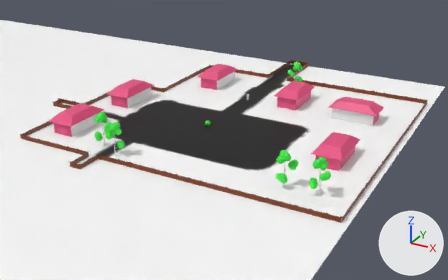
Before and after pictures for a commit that changed the glTF model public/model/village_map.glb.
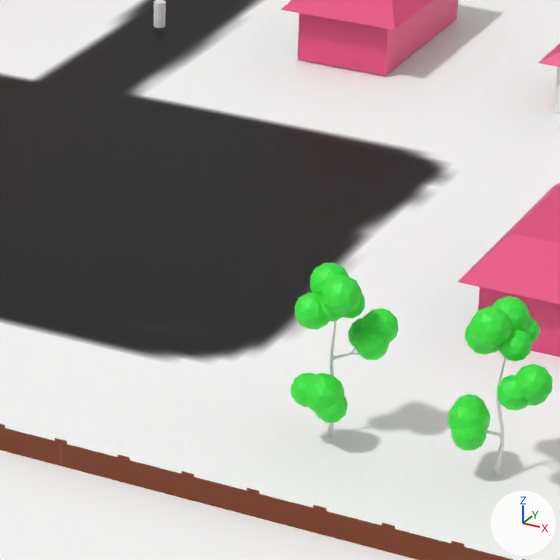
The first picture shows the older version from a camera (50 mm lens) standing at (163.8, -117.7, 79.0) and looking at (67.0, 58.4, -9.0). The close-ups show both versions on the part from 48% to 74% of the width and 34% to 76% of the height of that picture; other places that the commit changed are outside them. Every picture has the same lights, and +X, +Y and +Z are marked at lower right. Where no turn or scale is listed for an object, it has been applied to the vertices.

The first close-up shows 'Bushes.001', 'Bushes.002', 'Bushes.003', 'Bushes.005', 'Bushes.006', 'Bushes.007', 'Bushes.008', 'Bushes.009', 'Bushes.011', 'Bushes.024', 'House', 'House.009', 'ModelFenceWood.109', 'ModelFenceWood.110', 'ModelFenceWood.111', 'ModelFenceWood.112', 'ModelFenceWood.113', 'ModelFenceWood.114', 'ModelFenceWood.115', 'Player', 'Tree', 'village_map'.
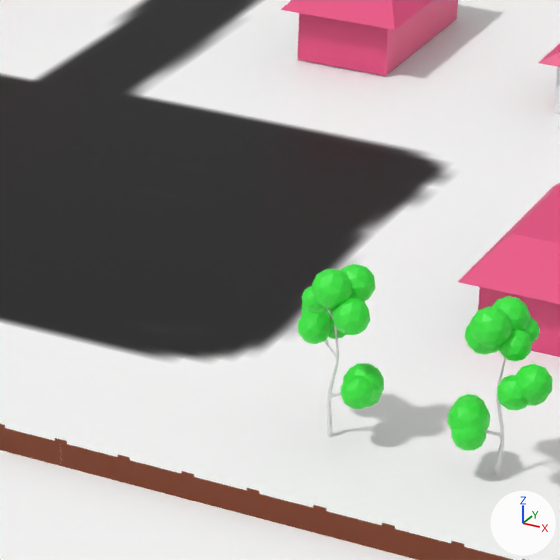
The change, as a list of edits to the scene's bpy script:
```text
Change ob_player:
    ob_player.location: (67.13, 76.41, 1.41) -> (106.0, 87.72, 0.41)
Change ob_bushes_001:
    ob_bushes_001.location: (106.88, 19.0, 2.91) -> (107.83, 21.68, 2.91)
    ob_bushes_001.rotation_euler: (-0.386, 0.0618, -1.591) -> (-0.386, 0.0618, 0.153)  # degrees (-22, 3.5, -91) -> degrees (-22, 3.5, 8.8)
Change ob_bushes_005:
    ob_bushes_005.location: (105.42, 19.09, 3.49) -> (107.98, 20.23, 3.49)
Change ob_bushes_006:
    ob_bushes_006.location: (108.31, 21.21, 6.23) -> (105.41, 22.7, 6.23)
    ob_bushes_006.rotation_euler: (-0.398, -0.0557, -1.654) -> (-0.398, -0.0557, 0.0905)  # degrees (-23, -3.2, -95) -> degrees (-23, -3.2, 5.2)
Change ob_bushes_007:
    ob_bushes_007.location: (107.48, 22.21, 6.12) -> (104.56, 21.72, 6.12)
    ob_bushes_007.rotation_euler: (-0.285, 0.158, -1.775) -> (-0.285, 0.158, -0.0305)  # degrees (-16, 9.1, -102) -> degrees (-16, 9.1, -1.7)
Change ob_bushes_008:
    ob_bushes_008.location: (108.36, 22.15, 6.84) -> (104.47, 22.59, 6.84)
    ob_bushes_008.rotation_euler: (0.245, -0.0477, -2.749) -> (0.245, -0.0477, -1.004)  # degrees (14, -2.7, -158) -> degrees (14, -2.7, -58)
Change ob_bushes_009:
    ob_bushes_009.location: (105.32, 19.63, 8.18) -> (107.47, 20.03, 8.18)
    ob_bushes_009.rotation_euler: (-0.086, 0.34, -3.107) -> (-0.086, 0.34, -1.363)  # degrees (-4.9, 19, -178) -> degrees (-4.9, 19, -78)
Change ob_bushes_011:
    ob_bushes_011.location: (105.72, 20.89, 9.52) -> (106.16, 20.21, 9.52)
    ob_bushes_011.rotation_euler: (-0.086, 0.34, -3.107) -> (-0.086, 0.34, -1.363)  # degrees (-4.9, 19, -178) -> degrees (-4.9, 19, -78)
Change ob_bushes_012:
    ob_bushes_012.location: (105.71, 21.83, 8.74) -> (105.23, 20.03, 8.74)
Change ob_bushes_002:
    ob_bushes_002.location: (106.43, 19.0, 3.56) -> (107.9, 21.24, 3.56)
    ob_bushes_002.rotation_euler: (-0.393, 0.632, -1.685) -> (-0.393, 0.632, 0.0592)  # degrees (-23, 36, -97) -> degrees (-23, 36, 3.4)
Change ob_bushes_003:
    ob_bushes_003.location: (106.9, 19.83, 9.46) -> (107.0, 21.55, 9.46)
    ob_bushes_003.rotation_euler: (-0.162, 0.245, -3.052) -> (-0.162, 0.245, -1.308)  # degrees (-9.3, 14, -175) -> degrees (-9.3, 14, -75)
Change ob_tree:
    ob_tree.rotation_euler: (0.0, 0.0, -1.346) -> (0.0, 0.0, 0.398)  # degrees (0, 0, -77) -> degrees (0, 0, 23)
```

Boxes [x1, y1, x2, y2] around the edits, measured in the close-ups (560 x 560 px):
'Bushes.009', moved, turned
    before: [295, 292, 329, 330]
    after: [332, 298, 370, 335]
'Bushes.003', moved, turned
    before: [321, 275, 362, 315]
    after: [341, 264, 375, 301]
'Bushes.002', moved, turned
    before: [305, 373, 344, 412]
    after: [343, 363, 384, 402]
'Bushes.011', moved, turned
    before: [310, 263, 349, 295]
    after: [312, 269, 353, 308]
'Bushes.005', moved
    before: [291, 373, 315, 407]
    after: [341, 375, 375, 409]
'Bushes.007', moved, turned
    before: [348, 318, 363, 348]
    after: [298, 312, 331, 344]
'Bushes.006', moved, turned
    before: [355, 327, 389, 360]
    after: [328, 316, 346, 339]
'Bushes.008', moved, turned
    before: [362, 308, 398, 343]
    after: [301, 303, 330, 318]
'Tree', turned
    before: [328, 321, 359, 437]
    after: [325, 309, 341, 437]
'Bushes.001', moved, turned
    before: [314, 395, 348, 423]
    after: [366, 393, 382, 407]
'Bushes.012', moved (not visible before)
    after: [301, 286, 325, 312]
'Player', moved (not visible afterwards)
    before: [153, 0, 166, 28]
